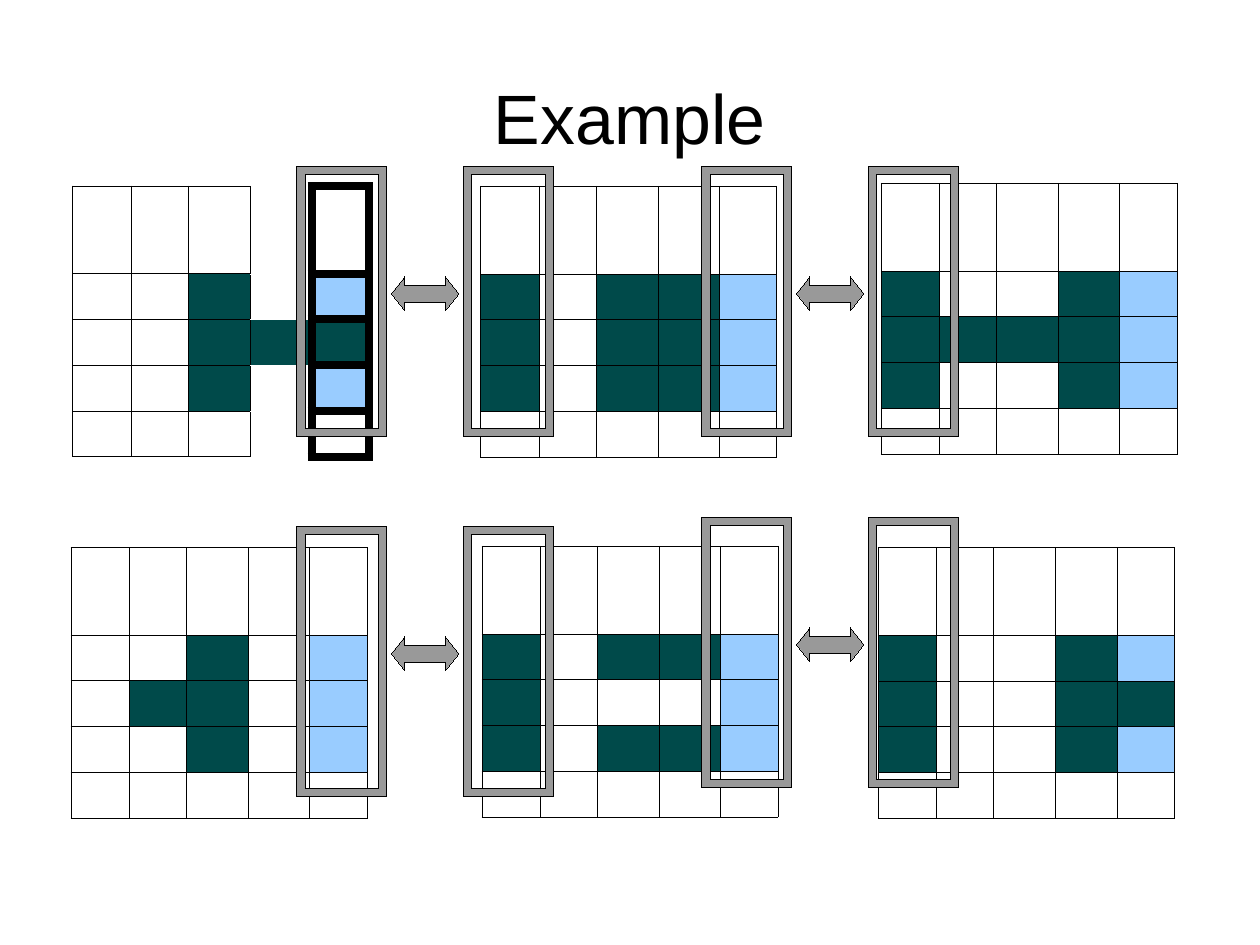
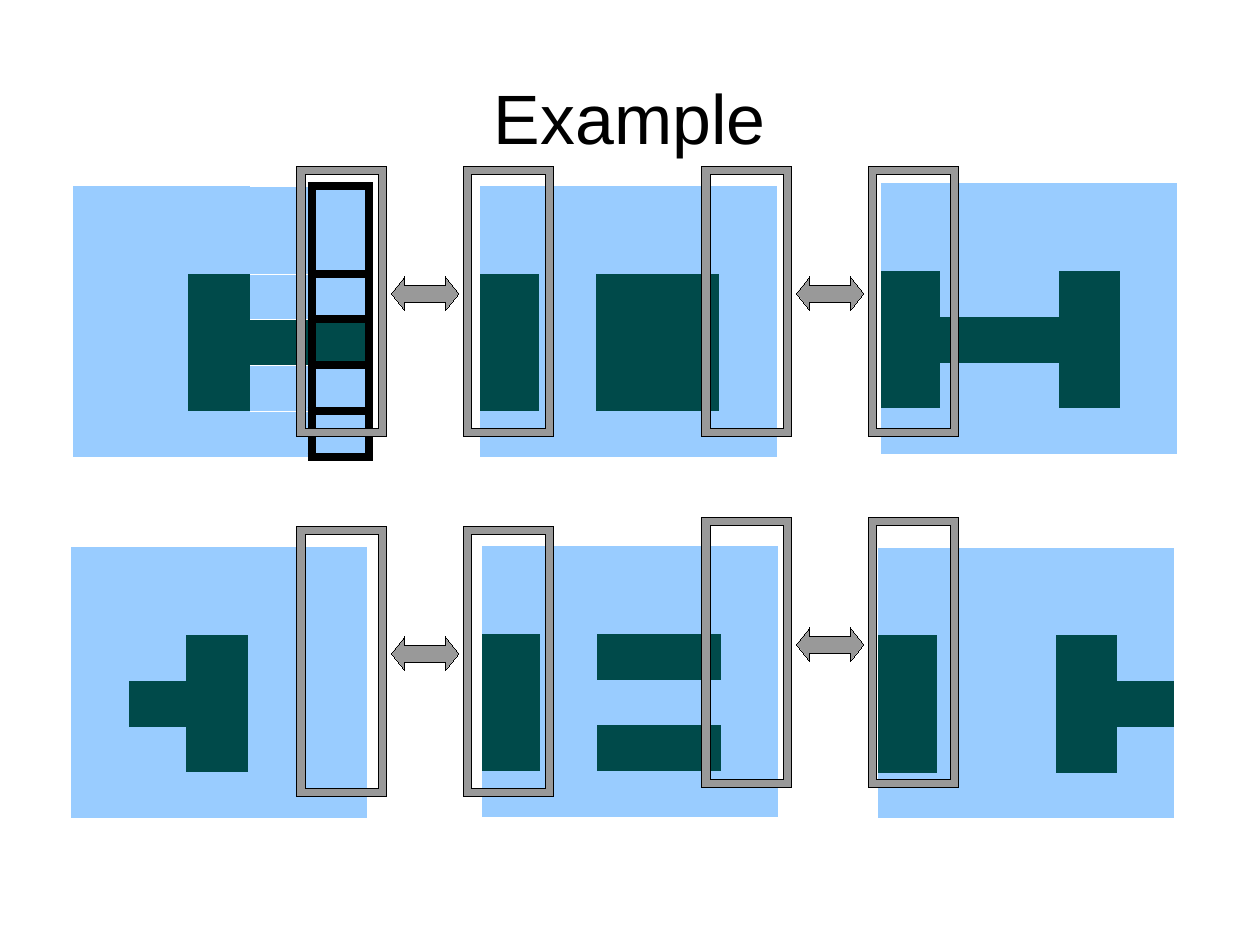
Before and after one commit to FractalDesigns/cowichan-1, a slide deck: slide 19 of miscellaneous/2010-12/slides.odp. Drawn at 1260x945 pixels with LibreOffice and Linux fonts; fonts in the diff are those of the drawing; background and template pictures are left out. Boxes give left, top, right and bottom in pixels: in the first picture for what was removed or moved away, otherwise in the second. Text is boxed around its words. In the diff, an @@ line names an element or a change of style, - is before the commit and + after.

```diff
--- a/miscellaneous/2010-12/slides.odp
+++ b/miscellaneous/2010-12/slides.odp
@@ table at [73, 186, 369, 444] @@
@@ fill none to #99CCFF in 6 cells @@
@@ borders changed @@
@@ table at [480, 186, 776, 444] @@
@@ borders changed @@
@@ table at [882, 183, 1178, 440] @@
@@ borders changed @@
@@ table at [71, 548, 367, 805] @@
@@ fill #FFFFFF to #99CCFF in row 3, column 4 @@
@@ borders changed @@
@@ table at [483, 547, 779, 804] @@
@@ fill #FFFFFF to #99CCFF in 2 cells @@
@@ borders changed @@
@@ table at [879, 548, 1175, 805] @@
@@ fill #FFFFFF to #99CCFF in row 3, column 3 @@
@@ borders changed @@
```
Also in this commit, not shown: 7 other slides changed, 1 other file.
